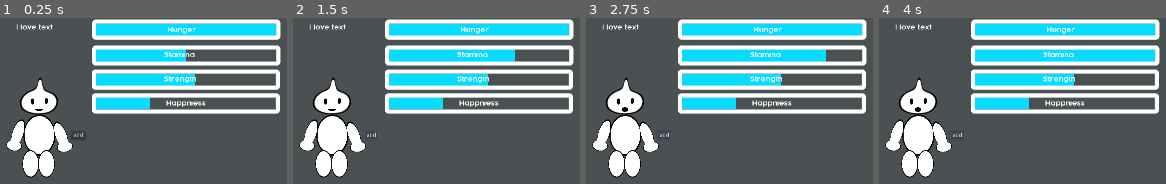
Above: before the commit, frames 1-4 (left to right).
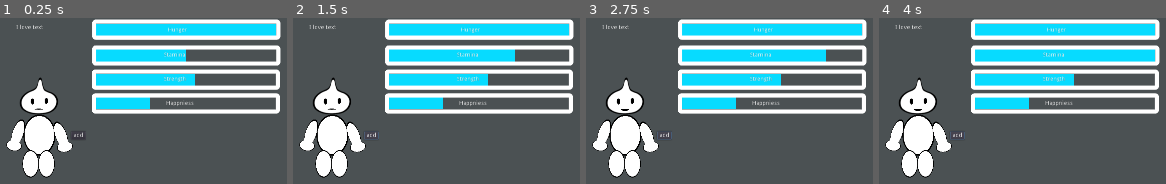
Above: after the commit, the same moments.

Repository: wiznob/chibGarden
Game: Godot game, scene res://Chib.tscn
Same seed, same stepped clock (60 frames per second), same inputs: the game is played once before the commit and once after it.
Inputs:
- Up to frame 1 (0.25 s): no input
- Up to frame 2 (1.5 s): click "add" at 0.5 s; click "add" at 1.25 s
- Up to frame 3 (2.75 s): click "add" at 2 s
- Up to frame 4 (4 s): tap Enter at 2.75 s; tap Space at 3.5 s

The runs differ from the first frame. In frame 1, 1.3% of the frame differs, in the area x 5-72%, y 3-57%; in frame 2, 1.3%; in frame 3, 1.3%; in frame 4, 1.3%.

Commit message:
title screen only buttons

Diff:
--- a/Chib.tscn
+++ b/Chib.tscn
@@ -1,7 +1,6 @@
-[gd_scene load_steps=16 format=2]
+[gd_scene load_steps=15 format=2]
 
 [ext_resource path="res://chibImage/chib body.png" type="Texture" id=1]
-[ext_resource path="res://HomeScreen/Font/StatusFont.tres" type="DynamicFont" id=2]
 [ext_resource path="res://Bar.tres" type="Theme" id=3]
 [ext_resource path="res://chibImage/eyes 1.png" type="Texture" id=4]
 [ext_resource path="res://chibImage/chib arm.png" type="Texture" id=5]
@@ -94,7 +93,6 @@
 margin_top = -256.0
 margin_right = -18.0
 margin_bottom = -216.0
-custom_fonts/normal_font = ExtResource( 2 )
 script = ExtResource( 8 )
 
 [node name="ChibBody" type="Sprite" parent="."]
@@ -130,7 +128,6 @@
 position = Vector2( -7.60571, -679.05 )
 scale = Vector2( 0.922532, 0.876941 )
 frames = SubResource( 4 )
-frame = 1
 playing = true
 
 [node name="ChibArm2" type="Sprite" parent="ChibBody"]
@@ -165,7 +162,6 @@
 margin_right = -0.0908508
 margin_bottom = 19.008
 rect_pivot_offset = Vector2( 28, 10 )
-custom_fonts/normal_font = ExtResource( 2 )
 text = "Happniess"
 
 [node name="strength" type="ProgressBar" parent="."]
@@ -194,7 +190,6 @@
 margin_right = -0.167999
 margin_bottom = 19.016
 rect_pivot_offset = Vector2( 28, 10 )
-custom_fonts/normal_font = ExtResource( 2 )
 text = "Strength"
 
 [node name="stamina" type="ProgressBar" parent="."]
@@ -223,7 +218,6 @@
 margin_right = 0.184998
 margin_bottom = 19.016
 rect_pivot_offset = Vector2( 28, 10 )
-custom_fonts/normal_font = ExtResource( 2 )
 text = "Stamina"
 
 [node name="hunger" type="ProgressBar" parent="."]
@@ -251,5 +245,4 @@
 margin_right = -0.187988
 margin_bottom = 19.0
 rect_pivot_offset = Vector2( 28, 10 )
-custom_fonts/normal_font = ExtResource( 2 )
 text = "Hunger"
--- a/HomeScreen/Fade_in/FadeIn.tscn
+++ /dev/null
@@ -1,41 +0,0 @@
-[gd_scene load_steps=3 format=2]
-
-[sub_resource type="Animation" id=1]
-resource_name = "Fade_in"
-length = 0.5
-tracks/0/type = "value"
-tracks/0/path = NodePath(".:color")
-tracks/0/interp = 1
-tracks/0/loop_wrap = true
-tracks/0/imported = false
-tracks/0/enabled = true
-tracks/0/keys = {
-"times": PoolRealArray( 0, 0.5 ),
-"transitions": PoolRealArray( 1, 1 ),
-"update": 0,
-"values": [ Color( 0, 0, 0, 0 ), Color( 0, 0, 0, 1 ) ]
-}
-
-[sub_resource type="Animation" id=2]
-length = 0.001
-tracks/0/type = "value"
-tracks/0/path = NodePath(".:color")
-tracks/0/interp = 1
-tracks/0/loop_wrap = true
-tracks/0/imported = false
-tracks/0/enabled = true
-tracks/0/keys = {
-"times": PoolRealArray( 0 ),
-"transitions": PoolRealArray( 1 ),
-"update": 0,
-"values": [ Color( 0, 0, 0, 0 ) ]
-}
-
-[node name="FadeIn" type="ColorRect"]
-anchor_right = 1.0
-anchor_bottom = 1.0
-color = Color( 0, 0, 0, 0 )
-
-[node name="AnimationPlayer" type="AnimationPlayer" parent="."]
-anims/Fade_in = SubResource( 1 )
-anims/RESET = SubResource( 2 )
--- a/HomeScreen/Font/StatusFont.tres
+++ /dev/null
@@ -1,7 +0,0 @@
-[gd_resource type="DynamicFont" load_steps=2 format=2]
-
-[ext_resource path="res://HomeScreen/Font/Cocogoose Pro Semilight-trial.ttf" type="DynamicFontData" id=1]
-
-
-[resource]
-font_data = ExtResource( 1 )
--- a/HomeScreen/TitleScreen.tscn
+++ /dev/null
@@ -1,71 +0,0 @@
-[gd_scene load_steps=6 format=2]
-
-[ext_resource path="res://chibImage/ChibGarden.png" type="Texture" id=1]
-[ext_resource path="res://HomeScreen/buttons/OptionsButton.tscn" type="PackedScene" id=2]
-[ext_resource path="res://HomeScreen/buttons/ContinueButton.tscn" type="PackedScene" id=3]
-[ext_resource path="res://chibImage/Chib.png" type="Texture" id=4]
-[ext_resource path="res://HomeScreen/Fade_in/FadeIn.tscn" type="PackedScene" id=5]
-
-[node name="TitleScreen" type="Control"]
-anchor_right = 1.0
-anchor_bottom = 1.0
-margin_left = 3.0
-margin_top = -9.0
-margin_right = 4.0
-margin_bottom = -1.0
-
-[node name="Menu" type="VBoxContainer" parent="."]
-margin_left = 63.0
-margin_top = 48.0
-margin_right = 1103.0
-margin_bottom = 608.0
-
-[node name="Logo" type="TextureRect" parent="Menu"]
-margin_right = 1040.0
-margin_bottom = 349.0
-texture = ExtResource( 1 )
-stretch_mode = 4
-
-[node name="CenterRow" type="HBoxContainer" parent="Menu"]
-margin_top = 353.0
-margin_right = 1040.0
-margin_bottom = 560.0
-size_flags_vertical = 3
-
-[node name="Buttons" type="VBoxContainer" parent="Menu/CenterRow"]
-margin_right = 518.0
-margin_bottom = 207.0
-size_flags_horizontal = 3
-size_flags_vertical = 3
-custom_constants/separation = 20
-alignment = 1
-
-[node name="ContinueButton" parent="Menu/CenterRow/Buttons" instance=ExtResource( 3 )]
-margin_top = 33.0
-margin_right = 518.0
-margin_bottom = 93.0
-
-[node name="OptionsButton" parent="Menu/CenterRow/Buttons" instance=ExtResource( 2 )]
-margin_top = 113.0
-margin_right = 518.0
-margin_bottom = 173.0
-
-[node name="CenterContainer" type="CenterContainer" parent="Menu/CenterRow"]
-margin_left = 522.0
-margin_right = 1040.0
-margin_bottom = 207.0
-size_flags_horizontal = 3
-size_flags_vertical = 3
-
-[node name="Characters" type="TextureRect" parent="Menu/CenterRow/CenterContainer"]
-margin_left = 184.0
-margin_top = 28.0
-margin_right = 334.0
-margin_bottom = 178.0
-size_flags_horizontal = 3
-size_flags_vertical = 3
-texture = ExtResource( 4 )
-stretch_mode = 1
-
-[node name="FadeIn" parent="." instance=ExtResource( 5 )]
-visible = false
--- a/HomeScreen/buttons/ContinueButton.tscn
+++ /dev/null
@@ -1,9 +0,0 @@
-[gd_scene load_steps=2 format=2]
-
-[ext_resource path="res://HomeScreen/buttons/MenuButton.tscn" type="PackedScene" id=1]
-
-[node name="ContinueButton" instance=ExtResource( 1 )]
-
-[node name="Label" parent="." index="0"]
-text = "continue
-"
--- a/HomeScreen/buttons/MenuButton.tscn
+++ /dev/null
@@ -1,27 +0,0 @@
-[gd_scene load_steps=3 format=2]
-
-[ext_resource path="res://HomeScreen/Font/Blox2.ttf" type="DynamicFontData" id=1]
-
-
-[sub_resource type="DynamicFont" id=1]
-size = 48
-font_data = ExtResource( 1 )
-
-[node name="MenuButton" type="Button"]
-margin_right = 1040.0
-margin_bottom = 20.0
-rect_min_size = Vector2( 360, 60 )
-flat = true
-
-[node name="Label" type="Label" parent="."]
-anchor_right = 1.0
-anchor_bottom = 1.0
-input_pass_on_modal_close_click = false
-custom_colors/font_color = Color( 1, 1, 1, 1 )
-custom_colors/font_outline_modulate = Color( 0, 0.764706, 1, 1 )
-custom_colors/font_color_shadow = Color( 0, 0, 0, 1 )
-custom_constants/shadow_offset_x = 0
-custom_constants/shadow_offset_y = 5
-custom_fonts/font = SubResource( 1 )
-text = "label
-"
--- a/HomeScreen/buttons/OptionsButton.tscn
+++ /dev/null
@@ -1,9 +0,0 @@
-[gd_scene load_steps=2 format=2]
-
-[ext_resource path="res://HomeScreen/buttons/MenuButton.tscn" type="PackedScene" id=1]
-
-[node name="OptionsButton" instance=ExtResource( 1 )]
-
-[node name="Label" parent="." index="0"]
-text = "Options
-"
--- /dev/null
+++ b/titleScreen.gd
@@ -0,0 +1,20 @@
+extends Node
+
+
+# Declare member variables here. Examples:
+# var a = 2
+# var b = "text"
+
+
+# Called when the node enters the scene tree for the first time.
+func _ready():
+	pass # Replace with function body.
+
+
+# Called every frame. 'delta' is the elapsed time since the previous frame.
+#func _process(delta):
+#	pass
+
+
+func _on_playButton_pressed():
+	get_tree().change_scene("res://Chib.tscn")
--- /dev/null
+++ b/titleScreen/titleScreen.tscn
@@ -0,0 +1,44 @@
+[gd_scene load_steps=2 format=2]
+
+[ext_resource path="res://titleScreen.gd" type="Script" id=1]
+
+[node name="Menu" type="Control"]
+anchor_right = 1.0
+anchor_bottom = 1.0
+script = ExtResource( 1 )
+
+[node name="VBoxContainer" type="VBoxContainer" parent="."]
+modulate = Color( 0.694118, 0.87451, 0.654902, 1 )
+self_modulate = Color( 0, 0, 0, 1 )
+light_mask = 1019
+anchor_left = 0.5
+anchor_top = 0.5
+anchor_right = 0.5
+anchor_bottom = 0.5
+margin_left = -110.0
+margin_top = -34.0
+margin_right = -46.0
+margin_bottom = 34.0
+rect_min_size = Vector2( 0, 5 )
+rect_scale = Vector2( 3, 2.5 )
+
+[node name="playButton" type="Button" parent="VBoxContainer"]
+margin_right = 64.0
+margin_bottom = 20.0
+size_flags_stretch_ratio = 2.21
+text = "PLAY"
+
+[node name="optionButton" type="Button" parent="VBoxContainer"]
+margin_top = 24.0
+margin_right = 64.0
+margin_bottom = 44.0
+rect_pivot_offset = Vector2( -999, 316 )
+text = "OPTION"
+
+[node name="quitButton" type="Button" parent="VBoxContainer"]
+margin_top = 48.0
+margin_right = 64.0
+margin_bottom = 68.0
+text = "QUIT"
+
+[connection signal="pressed" from="VBoxContainer/playButton" to="." method="_on_playButton_pressed"]
Binary file removed: HomeScreen/Font/Blox2.ttf
Binary file removed: HomeScreen/Font/Cocogoose Pro Semilight-trial.ttf
